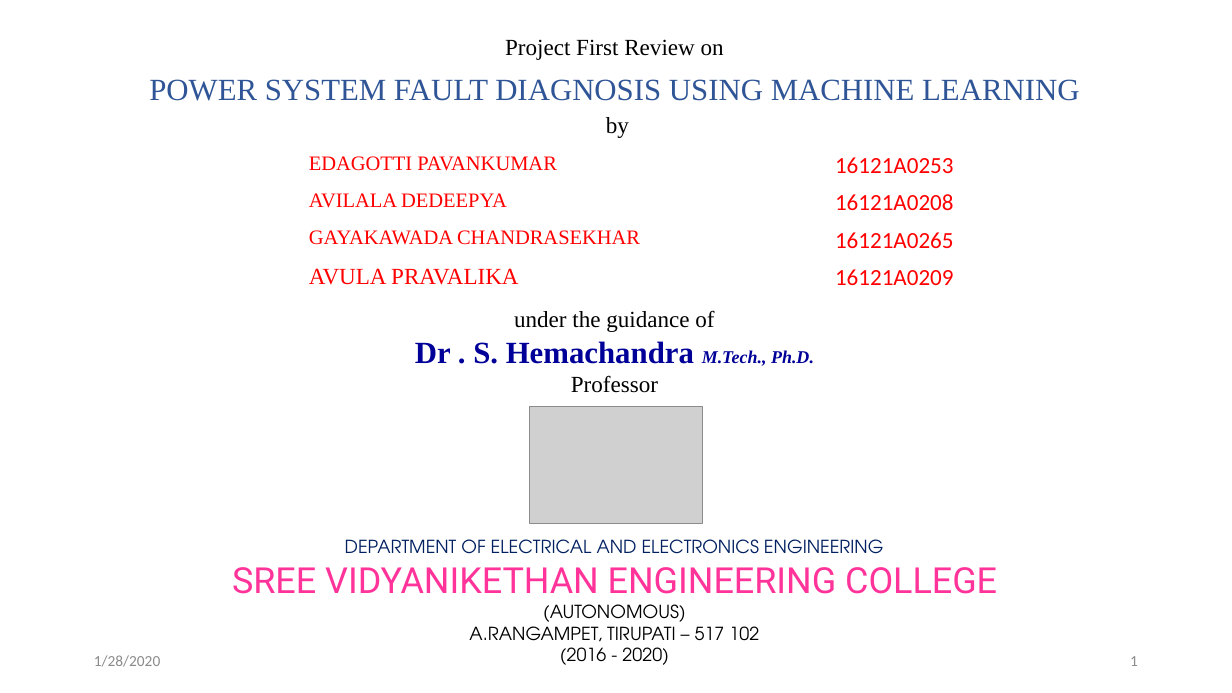
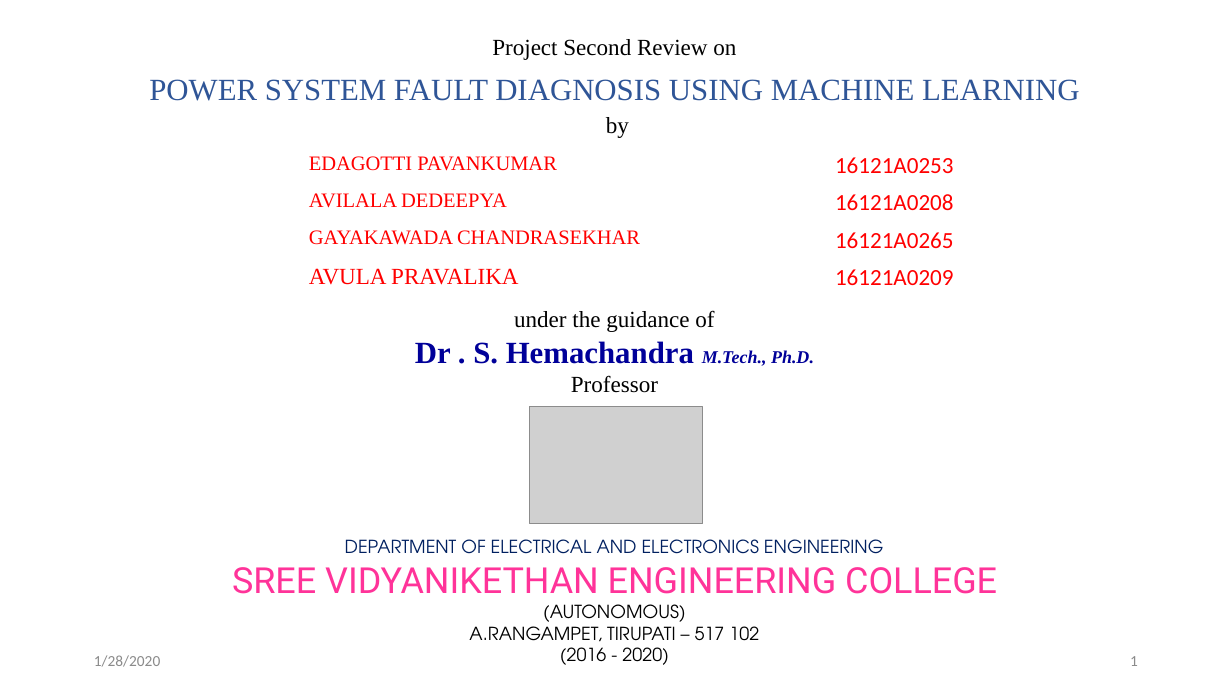
Before and after one commit to svec-final-year-project-eee/Project, a slide deck: slide 1 of Reviews/second review/Second Oral Presentation.pptx. Drawn at 1232x693 pixels with LibreOffice and Linux fonts; fonts in the diff are those of the drawing; grey boxes stand for pictures. Boxes give left, top, right and bottom in pixels: in the first picture for what was removed or moved away, otherwise in the second. Text is boxed around its words. In the diff, an @@ line names an element or a change of style, - is before the commit and + after.

```diff
--- a/Reviews/second review/Second Oral Presentation.pptx
+++ b/Reviews/second review/Second Oral Presentation.pptx
@@ text at (492, 39, 736, 60): text changed @@
-Project First Review on
+Project Second Review on
```
Also in this commit, not shown: 5 other slides changed, 2 slides added.
